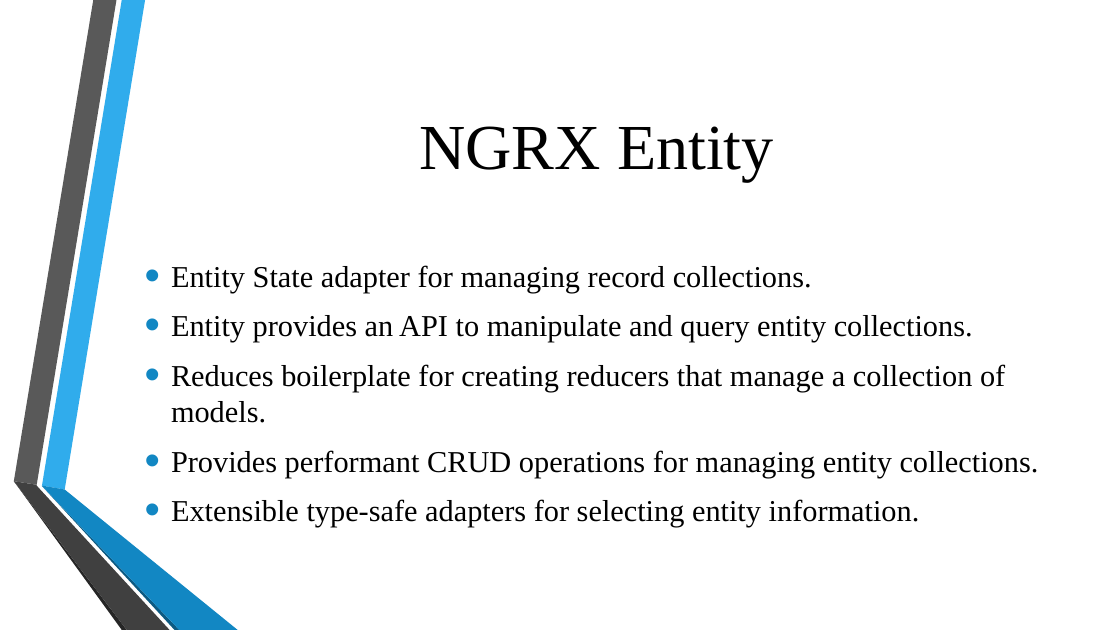
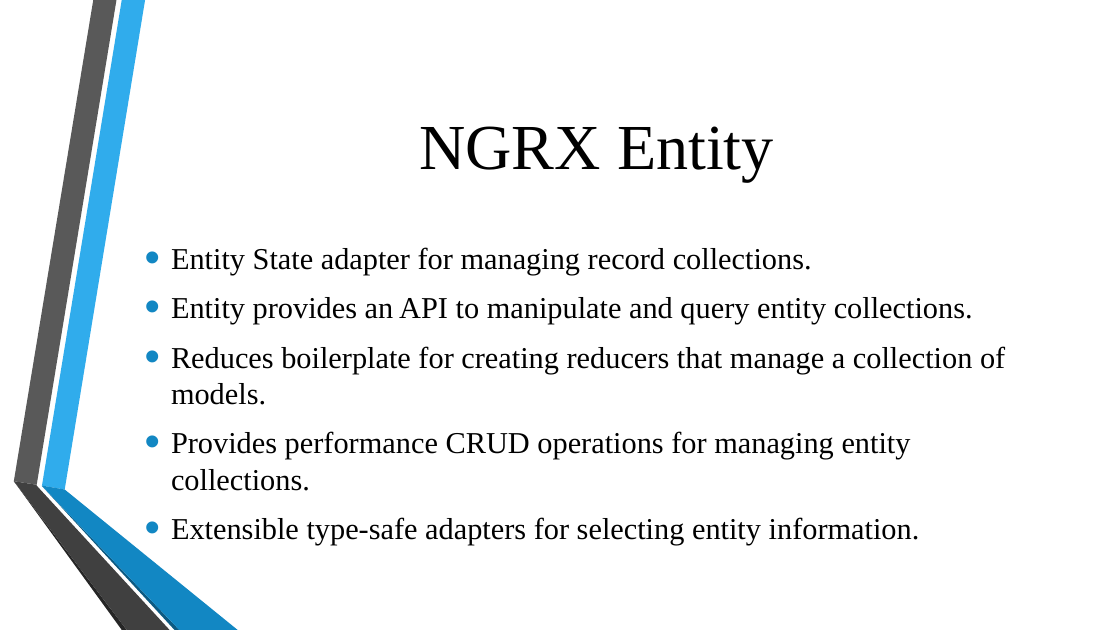
Before and after one commit to ngohungphuc/Presentation, a slide deck: slide 7 of NgRx/NGRX Part 2.pptx. Drawn at 1120x630 pixels with LibreOffice and Linux fonts; fonts in the diff are those of the drawing; background and template pictures are left out. Boxes give left, top, right and bottom in pixels: in the first picture for what was removed or moved away, otherwise in the second. Text is boxed around its words. In the diff, an @@ line names an element or a change of style, - is before the commit and + after.

Commit message:
update

```diff
--- a/NgRx/NGRX Part 2.pptx
+++ b/NgRx/NGRX Part 2.pptx
@@ text at [171,431,911,491]: text changed @@
-• Provides performant CRUD operations for managing entity collections.
+• Provides performance CRUD operations for managing entity collections.
```
Also in this commit, not shown: 3 other slides changed.
